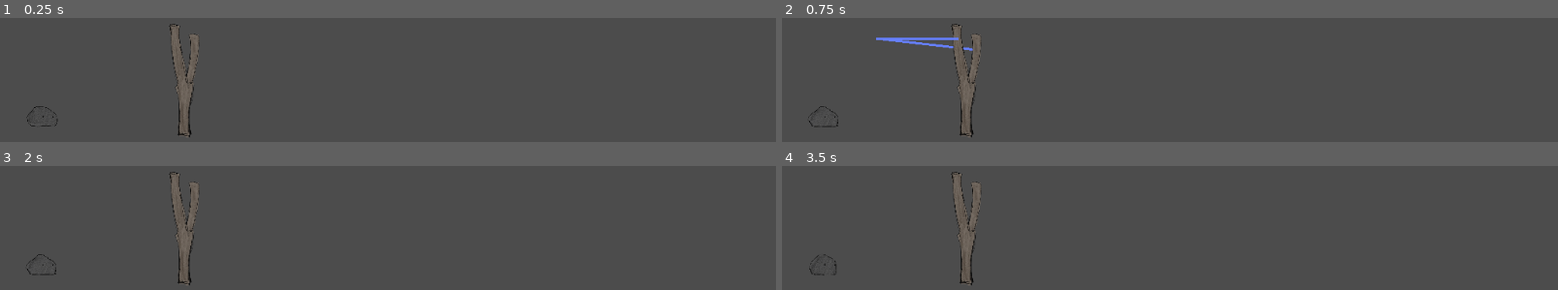
Above: before the commit, frames 1-4 (two rows, left to right).
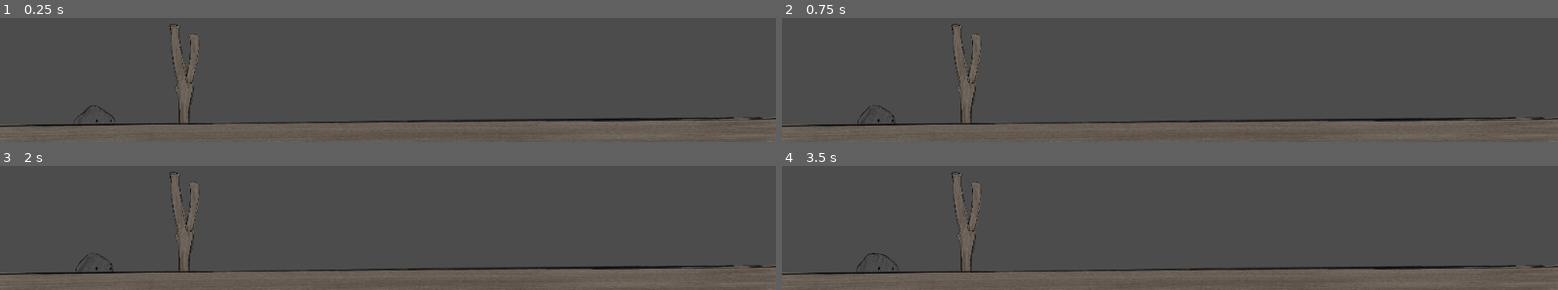
Above: after the commit, the same moments.

Repository: NotBirds/Not-Birds
Game: Godot game, scene res://scenes/scnLevel.tscn
The game is run twice, just before and just after one commit, with the same random seed, the same clock (stepped at 60 frames per second) and the same inputs.
Inputs (mouse positions are in pixels of both pictures, inside the frame that each line leads up to):
- Up to frame 1 (0.25 s): no input
- Up to frame 2 (0.75 s): tap Enter at 0.5 s; move the mouse to (875, 37) at 0.52 s; press the mouse at (875, 37) at 0.53 s
- Up to frame 3 (2 s): tap Space at 1.25 s; move the mouse to (outside the picture) at 1.27 s; release the mouse at (outside the picture) at 1.28 s; click (outside the picture) at 1.35 s
- Up to frame 4 (3.5 s): tap Enter at 2 s; move the mouse to (outside the picture) at 2.02 s; press the mouse at (outside the picture) at 2.03 s; tap Space at 2.75 s; move the mouse to (outside the picture) at 2.77 s; release the mouse at (outside the picture) at 2.78 s; click (outside the picture) at 2.85 s

The runs differ from the first frame. In frame 1, 10% of the frame differs, in the area x 0-100%, y 70-100%; in frame 2, 11%, in the area x 0-100%, y 15-100%; in frame 3, 10%; in frame 4, 10%.

Commit message:
throw birds

Diff:
--- /dev/null
+++ b/entities/scnBird.tscn
@@ -0,0 +1,28 @@
+[gd_scene load_steps=6 format=2]
+
+[ext_resource path="res://assets/sprites/front/3.png" type="Texture" id=1]
+[ext_resource path="res://assets/sprites/front/1.png" type="Texture" id=2]
+[ext_resource path="res://assets/sprites/front/2.png" type="Texture" id=3]
+
+[sub_resource type="CircleShape2D" id=1]
+radius = 105.019
+
+[sub_resource type="SpriteFrames" id=2]
+animations = [ {
+"frames": [ ExtResource( 2 ), ExtResource( 3 ), ExtResource( 1 ) ],
+"loop": true,
+"name": "default",
+"speed": 5.0
+} ]
+
+[node name="rbBird" type="RigidBody2D"]
+
+[node name="csHitbox" type="CollisionShape2D" parent="."]
+scale = Vector2( 0.2, 0.2 )
+shape = SubResource( 1 )
+
+[node name="asAnimation" type="AnimatedSprite" parent="csHitbox"]
+position = Vector2( -7, 31 )
+frames = SubResource( 2 )
+frame = 1
+playing = true
--- /dev/null
+++ b/entities/scnNot_bird.tscn
@@ -0,0 +1,26 @@
+[gd_scene load_steps=6 format=2]
+
+[ext_resource path="res://assets/sprites/front/3.png" type="Texture" id=1]
+[ext_resource path="res://assets/sprites/front/1.png" type="Texture" id=2]
+[ext_resource path="res://assets/sprites/front/2.png" type="Texture" id=3]
+
+[sub_resource type="CircleShape2D" id=1]
+radius = 105.019
+
+[sub_resource type="SpriteFrames" id=2]
+animations = [ {
+"frames": [ ExtResource( 2 ), ExtResource( 3 ), ExtResource( 1 ) ],
+"loop": true,
+"name": "default",
+"speed": 5.0
+} ]
+
+[node name="rbBird" type="RigidBody2D"]
+
+[node name="csHitbox" type="CollisionShape2D" parent="."]
+shape = SubResource( 1 )
+
+[node name="asAnimation" type="AnimatedSprite" parent="csHitbox"]
+position = Vector2( -7, 31 )
+frames = SubResource( 2 )
+playing = true
--- a/project.godot
+++ b/project.godot
@@ -13,6 +13,10 @@
 config/name="Not Birds"
 run/main_scene="res://scenes/scnLevel.tscn"
 config/icon="res://assets/icon.png"
+
+[debug]
+
+settings/fps/force_fps=60
 
 [gui]
 
--- a/scenes/scnLevel.tscn
+++ b/scenes/scnLevel.tscn
@@ -1,17 +1,10 @@
-[gd_scene load_steps=6 format=2]
+[gd_scene load_steps=4 format=2]
 
 [ext_resource path="res://scenes/scnSlingshot.tscn" type="PackedScene" id=1]
-[ext_resource path="res://assets/sprites/idle/3.png" type="Texture" id=2]
-[ext_resource path="res://assets/sprites/idle/1.png" type="Texture" id=3]
-[ext_resource path="res://assets/sprites/idle/2.png" type="Texture" id=4]
+[ext_resource path="res://assets/sprites/wood.png" type="Texture" id=7]
 
-[sub_resource type="SpriteFrames" id=1]
-animations = [ {
-"frames": [ ExtResource( 3 ), ExtResource( 4 ), ExtResource( 2 ) ],
-"loop": true,
-"name": "default",
-"speed": 5.0
-} ]
+[sub_resource type="RectangleShape2D" id=2]
+extents = Vector2( 518, 10 )
 
 [node name="nLevel" type="Node2D"]
 
@@ -23,9 +16,15 @@
 position = Vector2( 64, -296 )
 current = true
 
-[node name="AnimatedSprite" type="AnimatedSprite" parent="."]
-position = Vector2( -392, -29 )
-scale = Vector2( 0.143766, 0.136364 )
-frames = SubResource( 1 )
-frame = 1
-playing = true
+[node name="sbTemp_floor" type="StaticBody2D" parent="."]
+position = Vector2( -450, -7 )
+
+[node name="CollisionShape2D" type="CollisionShape2D" parent="sbTemp_floor"]
+position = Vector2( 508, 0 )
+shape = SubResource( 2 )
+
+[node name="Sprite" type="Sprite" parent="sbTemp_floor/CollisionShape2D"]
+position = Vector2( -7.62939e-06, 4 )
+rotation = 1.56098
+scale = Vector2( 0.5, 2.11 )
+texture = ExtResource( 7 )
--- a/scenes/scnSlingshot.tscn
+++ b/scenes/scnSlingshot.tscn
@@ -1,18 +1,29 @@
-[gd_scene load_steps=4 format=2]
+[gd_scene load_steps=8 format=2]
 
 [ext_resource path="res://assets/sprites/sling.png" type="Texture" id=1]
 [ext_resource path="res://scripts/scptSlingshot.gd" type="Script" id=2]
+[ext_resource path="res://assets/sprites/idle/1.png" type="Texture" id=3]
+[ext_resource path="res://assets/sprites/idle/3.png" type="Texture" id=4]
+[ext_resource path="res://assets/sprites/idle/2.png" type="Texture" id=5]
 
 [sub_resource type="RectangleShape2D" id=1]
-extents = Vector2( 835.438, 630.75 )
+extents = Vector2( 254.439, 251 )
+
+[sub_resource type="SpriteFrames" id=2]
+animations = [ {
+"frames": [ ExtResource( 3 ), ExtResource( 5 ), ExtResource( 4 ) ],
+"loop": true,
+"name": "default",
+"speed": 5.0
+} ]
 
 [node name="nSlingshot" type="Node2D"]
 script = ExtResource( 2 )
 
-[node name="Sprite" type="Sprite" parent="."]
+[node name="sTexture" type="Sprite" parent="."]
 texture = ExtResource( 1 )
 
-[node name="lDown_sling" type="Line2D" parent="Sprite"]
+[node name="lDown_sling" type="Line2D" parent="sTexture"]
 show_behind_parent = true
 light_mask = 2
 points = PoolVector2Array( -399, -221, 71, -199 )
@@ -28,8 +39,13 @@
 [node name="aSlingshot_Hitbox" type="Area2D" parent="."]
 position = Vector2( 534, 117 )
 
-[node name="chHitbox" type="CollisionShape2D" parent="aSlingshot_Hitbox"]
-position = Vector2( -1130.56, -392.25 )
+[node name="csHitbox" type="CollisionShape2D" parent="aSlingshot_Hitbox"]
+position = Vector2( -549.561, -277 )
 shape = SubResource( 1 )
 
+[node name="asNot_bird" type="AnimatedSprite" parent="."]
+position = Vector2( -580, 271 )
+frames = SubResource( 2 )
+playing = true
+
 [connection signal="input_event" from="aSlingshot_Hitbox" to="." method="_on_aSlingshot_Hitbox_input_event"]
--- a/scripts/scptSlingshot.gd
+++ b/scripts/scptSlingshot.gd
@@ -2,33 +2,47 @@
 var can_be_used = false;
 var mouse_pos
 onready var top_sling = $lTop_sling
-onready var down_sling = $Sprite/lDown_sling
+onready var down_sling = $sTexture/lDown_sling
 onready var sling_center = $pCenter
+onready var not_bird = $asNot_bird
+onready var bird = preload("res://entities/scnBird.tscn")
 
 func _ready():
-    top_sling.hide()
-    down_sling.hide()
-    sling_center = sling_center.position #if the sling is going to move, remember to update this poss
+	top_sling.hide()
+	down_sling.hide()
+	sling_center = sling_center.position #if the sling is going to move, remember to update this poss
+
 
 func _process(_delta):
-    if !can_be_used:
-        return
+	if !can_be_used:
+		return
 
-func _input(event):
-    if !can_be_used:
-        return
-    if Input.is_action_pressed("leftMouse"):
-            mouse_pos = get_local_mouse_position()
-            top_sling.show()
-            down_sling.show()
-            if mouse_pos.distance_to(sling_center) > 1000:
-                mouse_pos = ((mouse_pos - sling_center).normalized() * 1000  + sling_center)
-            top_sling.points[0] = mouse_pos
-            down_sling.points[0] = mouse_pos
-    else:
-        top_sling.hide()
-        down_sling.hide()
-        can_be_used = false
+func _input(_event):
+	if !can_be_used:
+		return
+	if Input.is_action_pressed("leftMouse"):
+			mouse_pos = get_local_mouse_position()
+			top_sling.show()
+			down_sling.show()
+			if mouse_pos.distance_to(sling_center) > 1000:
+				mouse_pos = ((mouse_pos - sling_center).normalized() * 1000  + sling_center)
+			top_sling.points[0] = mouse_pos
+			down_sling.points[0] = mouse_pos
+			not_bird.position += (mouse_pos - not_bird.position) * Vector2(0.5,0.5)
+	elif Input.is_action_just_released("leftMouse"):
+		top_sling.hide()
+		down_sling.hide()
+		throw_not_bird(not_bird.global_position)
+		not_bird.position = Vector2(-580 , 271) #+= (Vector2(-580 , 271) - not_bird.position) * Vector2(0.5,0.5) #makes it go smoot
+		can_be_used = false
 
-func _on_aSlingshot_Hitbox_input_event(viewport, event, shape_idx):
-    can_be_used = true
+func _on_aSlingshot_Hitbox_input_event(_viewport, _event, _shape_idx):#this strigger when the mouse is over the chHitbox
+	can_be_used = true
+
+func throw_not_bird(last_mouse_pos):
+	var real_bird = bird.instance()
+	get_parent().add_child(real_bird)
+	real_bird.position = last_mouse_pos
+	var speed = $pCenter.global_position - last_mouse_pos
+	real_bird.apply_impulse(Vector2(), speed * 2)
+	not_bird.hide()
